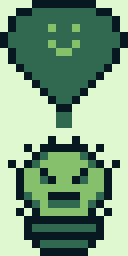
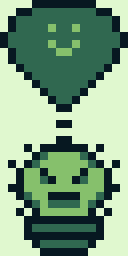
Layers edited between the first and the second (128, 256) image:
painted on "Background" over [8, 112, 120, 192]
